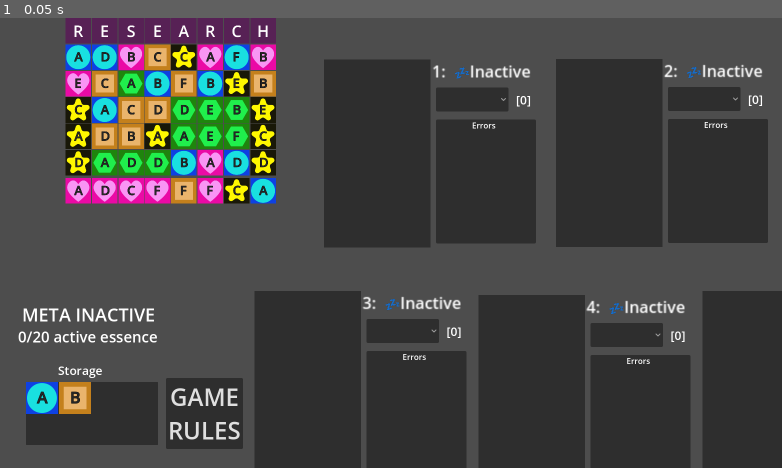
Above: before the commit, frame 1.
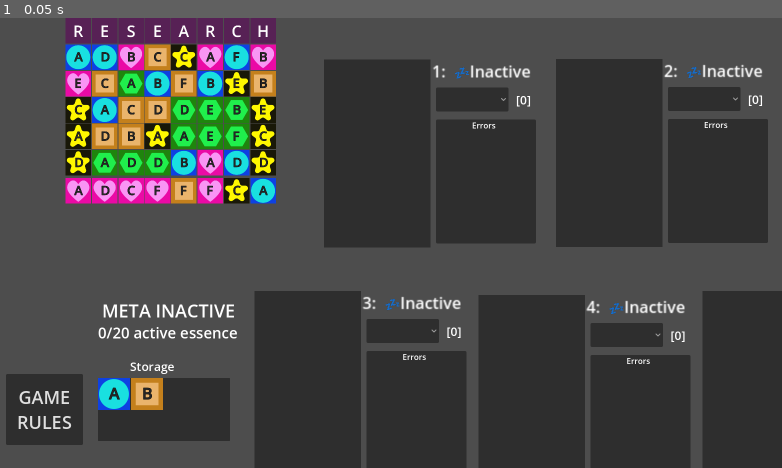
Above: after the commit, the same moment.

Repository: ninjacreeper47/Meriam-s-Trial
Game: Godot game, scene res://Levels/main.tscn
The game is run twice, just before and just after one commit, with the same random seed, the same clock (stepped at 60 frames per second) and the same inputs.
Inputs:
- Up to frame 1 (0.05 s): no input

The runs differ from the first frame. In frame 1, 3.8% of the frame differs, in the area x 0-32%, y 63-96%.

Commit message:
In Game menu Adjustments

Diff:
--- a/IngameMenu.gd
+++ b/IngameMenu.gd
@@ -25,3 +25,7 @@
 func _on_quit_button_mouse_exited():
 	quitting_for_realizes = false
 	$QuitButton.text = "QUIT"
+
+func _on_replay_tutorial_button_pressed():
+	alchemy._clear_game_state()
+	get_tree().change_scene_to_file("res://Levels/alchemypractice1.tscn")
--- a/Levels/main.tscn
+++ b/Levels/main.tscn
@@ -1,7 +1,8 @@
-[gd_scene load_steps=9 format=3 uid="uid://cvya4rcawkcxg"]
+[gd_scene load_steps=10 format=3 uid="uid://cvya4rcawkcxg"]
 
 [ext_resource type="PackedScene" uid="uid://xl4jsnrh5oll" path="res://research.tscn" id="2_57rww"]
 [ext_resource type="PackedScene" uid="uid://bq55k435edwi7" path="res://experiment_display.tscn" id="3_wqano"]
+[ext_resource type="Texture2D" uid="uid://bu51kkw1j8tbp" path="res://Assets/How to Play/Laws of Alchemy.png" id="4_yaiqf"]
 [ext_resource type="PackedScene" uid="uid://bei423sbo6cig" path="res://storage_container.tscn" id="6_d81vx"]
 [ext_resource type="PackedScene" uid="uid://sd0cyqy52ykw" path="res://meta_status.tscn" id="6_qwf21"]
 [ext_resource type="PackedScene" uid="uid://bbam0t7qtbdvy" path="res://Levels/rules.tscn" id="8_a2qqj"]
@@ -85,16 +86,16 @@
 
 [node name="Meta Status" parent="Game Screen" instance=ExtResource("6_qwf21")]
 layout_mode = 0
-offset_left = -800.0
-offset_top = 118.0
-offset_right = -512.0
-offset_bottom = 214.0
+offset_left = -640.0
+offset_top = 110.0
+offset_right = -352.0
+offset_bottom = 206.0
 
 [node name="HelpContainer" type="TabContainer" parent="Game Screen"]
 layout_mode = 0
 offset_left = 728.0
 offset_top = -394.0
-offset_right = 1008.0
+offset_right = 1016.0
 offset_bottom = 38.0
 metadata/_edit_group_ = true
 
@@ -123,23 +124,29 @@
 middle_mouse_paste_enabled = false
 scroll_vertical = 7.0
 
+[node name="Laws" type="TextureRect" parent="Game Screen/HelpContainer"]
+visible = false
+layout_mode = 2
+texture = ExtResource("4_yaiqf")
+expand_mode = 1
+
 [node name="Menu" parent="Game Screen/HelpContainer" instance=ExtResource("11_cjw6x")]
 visible = false
 layout_mode = 2
 
 [node name="StorageContainer" parent="Game Screen" instance=ExtResource("6_d81vx")]
-offset_left = -792.0
-offset_top = 278.0
-offset_right = -528.0
-offset_bottom = 414.0
+offset_left = -648.0
+offset_top = 270.0
+offset_right = -384.0
+offset_bottom = 406.0
 
 [node name="TutorialButton" type="Button" parent="Game Screen" node_paths=PackedStringArray("instructions")]
 layout_mode = 0
-offset_left = -512.0
-offset_top = 270.0
-offset_right = -358.0
-offset_bottom = 412.0
-theme_override_font_sizes/font_size = 48
+offset_left = -832.0
+offset_top = 262.0
+offset_right = -678.0
+offset_bottom = 404.0
+theme_override_font_sizes/font_size = 36
 text = "GAME
 RULES"
 script = ExtResource("13_uul6k")
--- a/ingame_menu.tscn
+++ b/ingame_menu.tscn
@@ -10,24 +10,35 @@
 
 [node name="NewGameButton" type="Button" parent="."]
 layout_mode = 0
-offset_left = 188.0
-offset_top = 33.0
-offset_right = 442.0
-offset_bottom = 137.0
-theme_override_font_sizes/font_size = 48
+offset_left = 19.0
+offset_top = 64.0
+offset_right = 271.0
+offset_bottom = 152.0
+theme_override_font_sizes/font_size = 44
 theme_override_styles/normal = SubResource("StyleBoxFlat_0vaxm")
 text = "New Game"
 
+[node name="RedoTutorialButton" type="Button" parent="."]
+layout_mode = 0
+offset_left = 19.0
+offset_top = 164.0
+offset_right = 271.0
+offset_bottom = 252.0
+theme_override_font_sizes/font_size = 32
+theme_override_styles/normal = SubResource("StyleBoxFlat_0vaxm")
+text = "Replay Tutorial"
+
 [node name="QuitButton" type="Button" parent="."]
 layout_mode = 0
-offset_left = 184.0
-offset_top = 177.0
-offset_right = 438.0
-offset_bottom = 281.0
-theme_override_font_sizes/font_size = 48
+offset_left = 24.0
+offset_top = 264.0
+offset_right = 272.0
+offset_bottom = 352.0
+theme_override_font_sizes/font_size = 44
 theme_override_styles/normal = SubResource("StyleBoxFlat_0vaxm")
 text = "Quit"
 
 [connection signal="pressed" from="NewGameButton" to="." method="_on_new_game_pressed"]
+[connection signal="pressed" from="RedoTutorialButton" to="." method="_on_replay_tutorial_button_pressed"]
 [connection signal="mouse_exited" from="QuitButton" to="." method="_on_quit_button_mouse_exited"]
 [connection signal="pressed" from="QuitButton" to="." method="_on_quit_pressed"]
